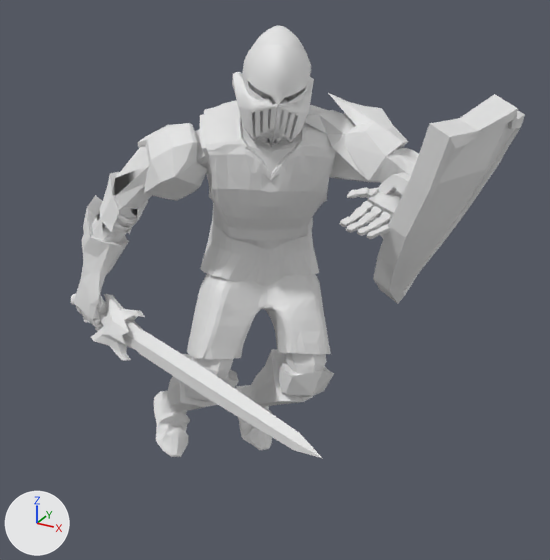
The OBJ model OpenGL_Framework/OpenGL_Framework/Assets/Models/KnightAnimations/SideSpecialPoses/SideSpecial2.obj: old version first, new version second.
Before and after are seen from a 50 mm camera at (2.76, -5.08, 4.47) aimed at (0.21, -0.46, 2.16). Arrows for +X, +Y and +Z are at lower left; the lights stay in place. Where no turn or scale is listed for an object, it has been applied to the vertices.

The scene before the commit, as lines of its bpy script (objects in view):
```python
me_sidespecial2 = bpy.data.meshes.new('SideSpecial2')
me_sidespecial2.from_pydata(...)  # 4917 vertices, 9649 faces; spans x -1.8..1.76, y -1.34..0.76, z -0.02..3.94
ob_sidespecial2 = bpy.data.objects.new('SideSpecial2', me_sidespecial2)
ob_sidespecial2.location = (0.0, 0.0, 0.0)
```
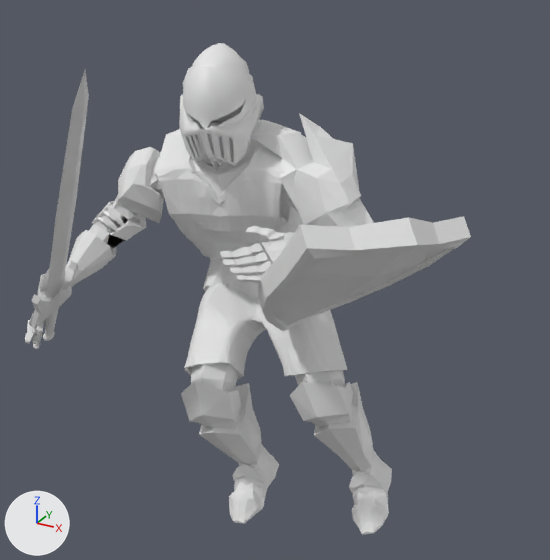
Boxes [x1, y1, x2, y2] around the edits, measured in the pictures (550 x 560 px; the box of a moved part takes in the faces that stretch with it):
'SideSpecial2', reshaped (13% taller): before [70, 25, 525, 459]; after [25, 43, 471, 535]
part 1 of me_sidespecial2, moved or reshaped: before [70, 294, 323, 459]; after [28, 70, 89, 341]
part 2 of me_sidespecial2, moved or reshaped: before [370, 94, 525, 304]; after [257, 216, 471, 331]
part 3 of me_sidespecial2, moved or reshaped: before [242, 45, 311, 104]; after [183, 66, 256, 129]
part 4 of me_sidespecial2, moved or reshaped: before [73, 25, 419, 457]; after [25, 43, 392, 535]

Patch to the scene script:
```diff
--- a/OpenGL_Framework/OpenGL_Framework/Assets/Models/KnightAnimations/SideSpecialPoses/SideSpecial2.obj.py
+++ b/OpenGL_Framework/OpenGL_Framework/Assets/Models/KnightAnimations/SideSpecialPoses/SideSpecial2.obj.py
@@ me_sidespecial2 @@
 # used by ob_sidespecial2; location = (0.0, 0.0, 0.0)
-me_sidespecial2.from_pydata(...)  # 4917 vertices, 9649 faces; spans x -1.8..1.76, y -1.34..0.76, z -0.02..3.94
+me_sidespecial2.from_pydata(...)  # 4917 vertices, 9649 faces; spans x -1.55..1.61, y -2.15..0.41, z -0.02..3.91
+# me_sidespecial2 part 1: the loose piece of 498 vertices spanning x -1.8..1.06, y -1.34..-0.51, z 1.32..1.77 is multiplied about its middle by the matrix ((0.703, 0.644, -0.303), (-0.133, 0.537, 0.833), (0.699, -0.545, 0.463)), then moved by (-0.33, -0.69, 1.21)
+# me_sidespecial2 part 2: the loose piece of 550 vertices spanning x 0.88..1.76, y -0.69..0.62, z 1.99..3.59 is multiplied about its middle by the matrix ((0.818, 0.423, 0.391), (-0.394, 0.906, -0.156), (-0.42, -0.026, 0.907)), then moved by (-0.49, -0.63, -0.43)
+# me_sidespecial2 part 3: the loose piece of 106 vertices spanning x -0.28..0.27, y -0.36..0.2, z 3.43..3.83 is multiplied about its middle by the matrix ((0.951, 0.294, -0.091), (-0.3, 0.952, -0.061), (0.068, 0.085, 0.994)), then moved by (-0.22, -0.47, -0.1)
+# me_sidespecial2 part 4: 3763 of 4917 vertices moved; they spanned x -1.65..1.35, y -0.76..0.76, z -0.02..3.94 and now span x -1.55..1.15, y -1.61..0.41, z -0.02..3.85; mean shift (0.02, -0.43, -0.03); largest move (-0.58, 0.67, 0.32) -> (1.01, 0.23, 0.24)
```
